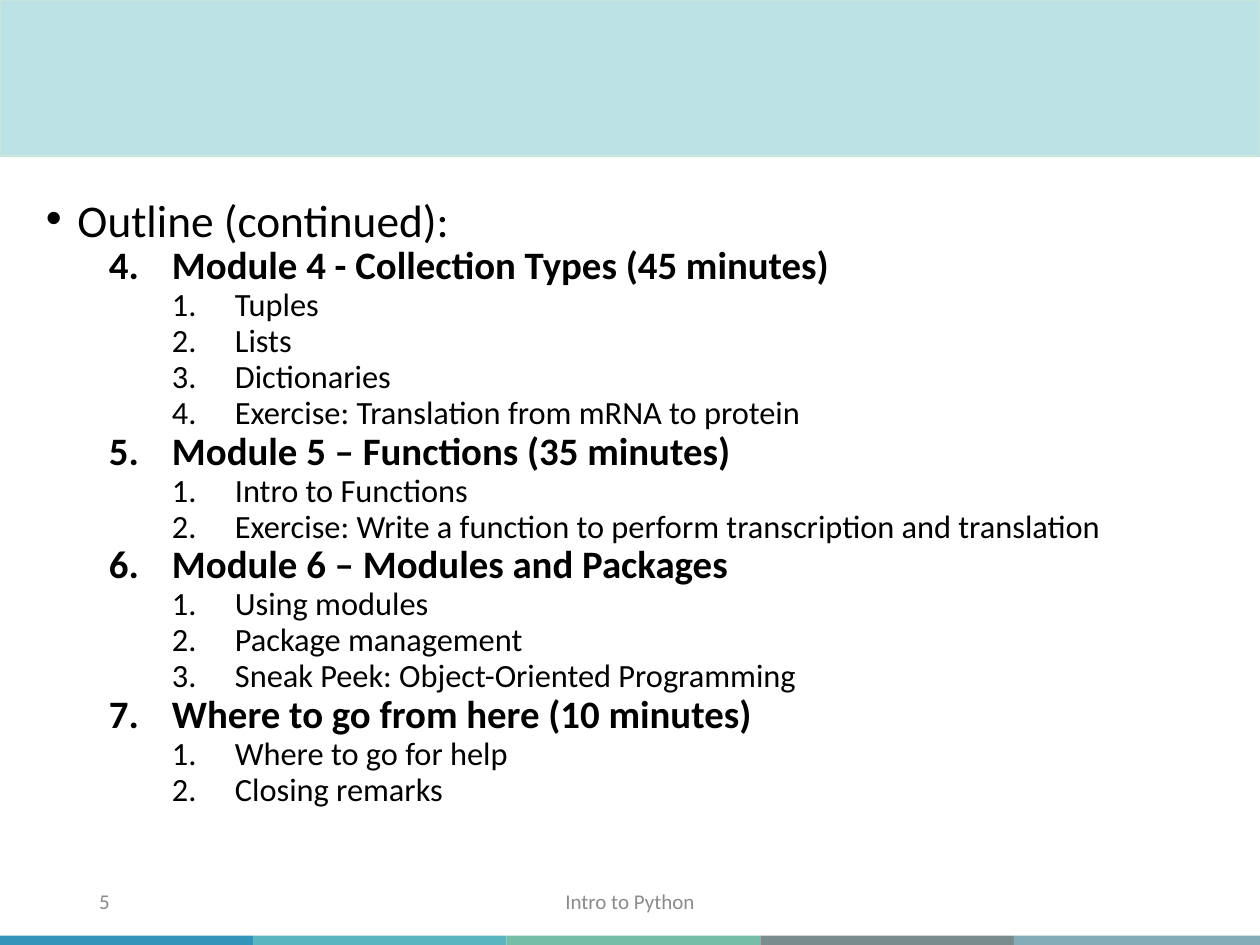
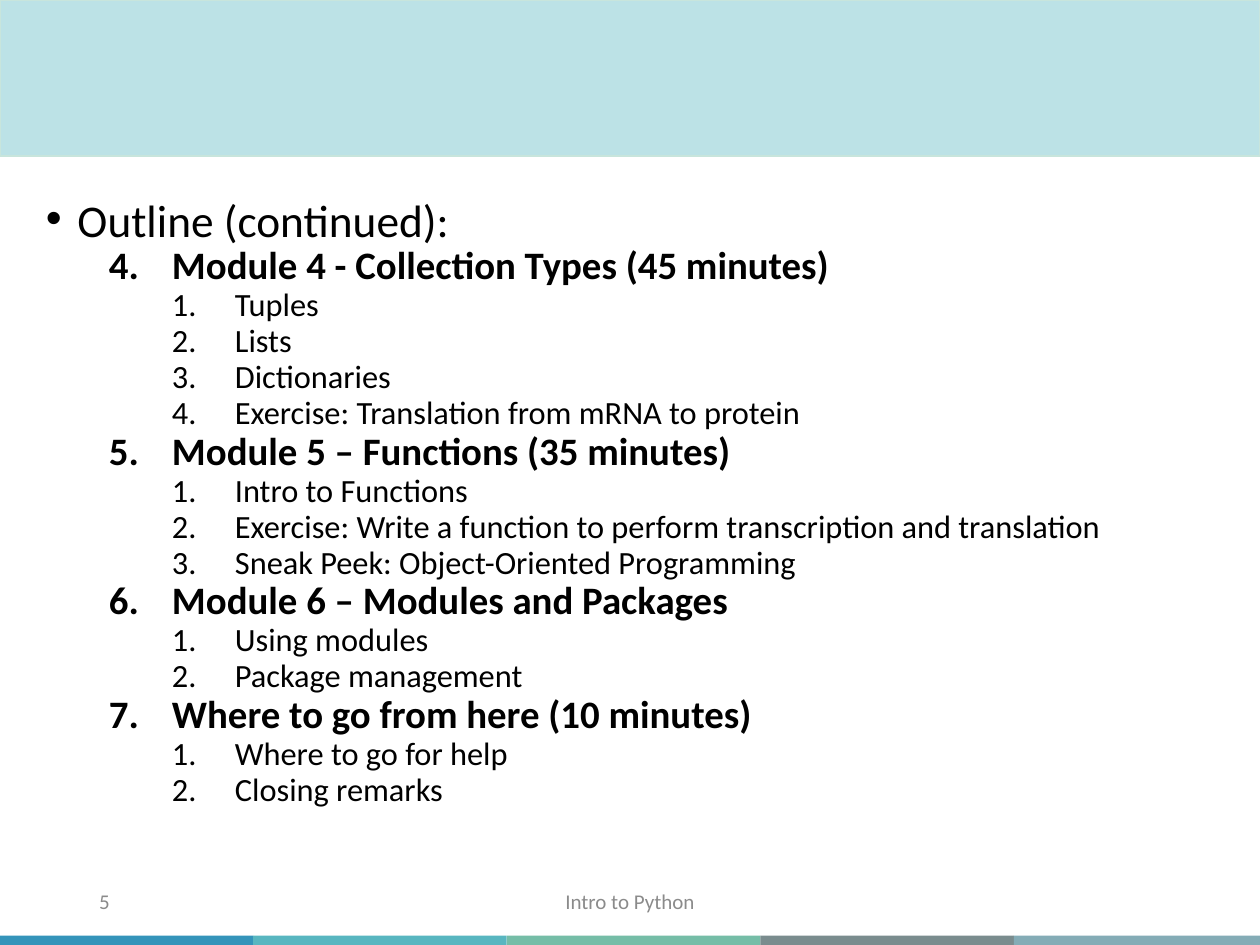
Before and after one commit to bzrudski/micm_intro_to_python_summer_2023, a slide deck: slide 5 of slides/Intro_to_Python_MiCM_slides_2023.pptx. Drawn at 1260x945 pixels with LibreOffice and Linux fonts; fonts in the diff are those of the drawing; background and template pictures are left out. Boxes give left, top, right and bottom in pixels: in the first picture for what was removed or moved away, otherwise in the second. Text is boxed around its words. In the diff, an @@ line names an element or a change of style, - is before the commit and + after.

Commit message:
Update slides.

```diff
--- a/slides/Intro_to_Python_MiCM_slides_2023.pptx
+++ b/slides/Intro_to_Python_MiCM_slides_2023.pptx
@@ text at [235,551,795,580]: paragraph added @@
+    3. Sneak Peek: Object-Oriented Programming
@@ text at [235,664,795,693]: paragraph removed @@
-    3. Sneak Peek: Object-Oriented Programming
```
Also in this commit, not shown: 1 other file.
